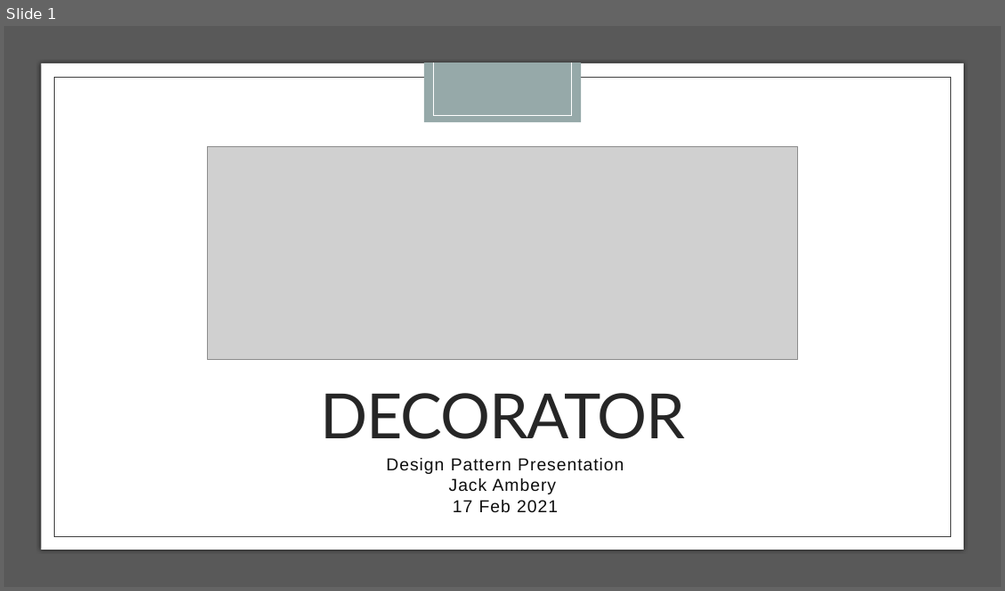
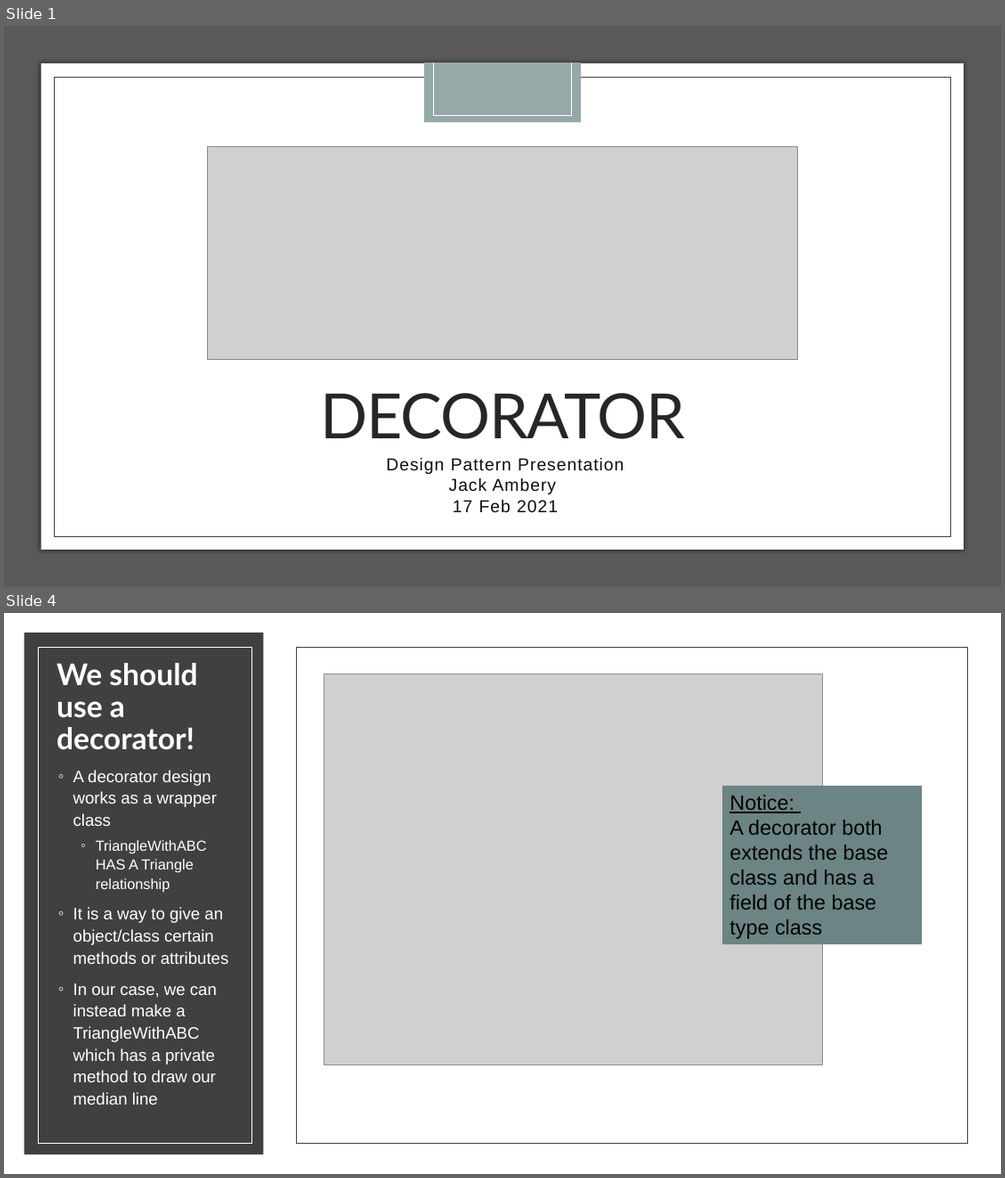
Before and after one commit to jackambery/All-Dual-Enrollment-Work, a slide deck: Student Presentations/DecoratorPresentation.pptx. Shown one above the other, each under a label of ours: slide 1 before the commit, slides 1 and 4 after it; the slides between them are not shown. The pictures are 1005x591 and 1005x1178 pixels, drawn with LibreOffice and Linux fonts; fonts in the diff are those of the drawing; grey boxes stand for pictures. Boxes give left, top, right and bottom in pixels: in the first picture for what was removed or moved away, otherwise in the second. Text is boxed around its words. In the diff, an @@ line names an element or a change of style, - is before the commit and + after.

```diff
--- a/Student Presentations/DecoratorPresentation.pptx
+++ b/Student Presentations/DecoratorPresentation.pptx
@@ slide 4 added at [4, 613, 1001, 1174], background #000000 @@
@@ rectangle added at [4, 613, 1001, 1174], fill #FFFFFF @@
@@ rectangle added at [24, 633, 264, 1154], fill #404040 @@
@@ rectangle added at [39, 647, 252, 1143], outline #FFFFFF 0.5 pt @@
@@ title added at [57, 663, 197, 750], 28.8 pt, text #FFFFFF, bold @@
+We should use a decorator!
@@ rectangle added at [296, 647, 967, 1143], outline #404040 0.5 pt @@
@@ picture added at [324, 674, 823, 1065] @@
@@ text added at [73, 770, 229, 1104], 16 pt, text #FFFFFF @@
+◦ A decorator design works as a wrapper class
+  ◦ TriangleWithABC HAS A Triangle relationship
+◦ It is a way to give an object/class certain methods or attributes
+◦ In our case, we can instead make a TriangleWithABC which has a private method to draw our median line
@@ rectangle added at [722, 786, 922, 944], fill #6C8484, 20 pt, text #000000 @@
+Notice:
+A decorator both extends the base class and has a field of the base type class
```
Also in this commit, not shown: 9 other slides added, 1 slide removed.
